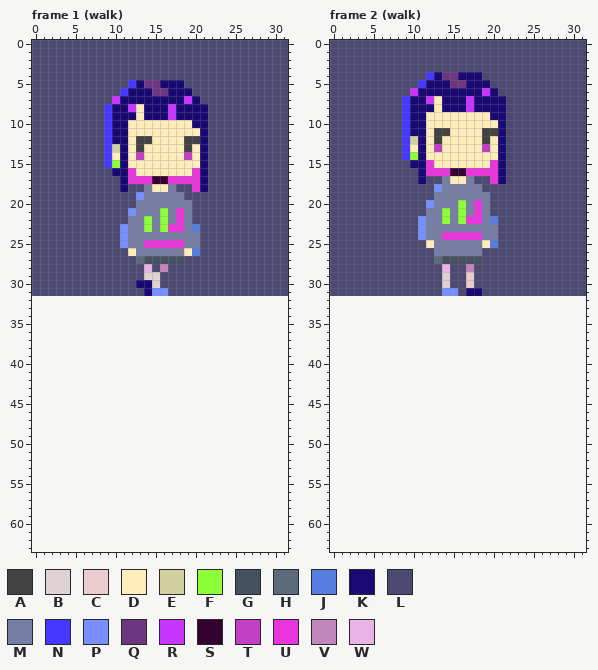
Pixel-art file, stored at Assets/Image/player.aseprite. The picture above is the old version.
32x32 pixels, 7 frames. Shown: frame 1 (walk), frame 2 (walk). The old version is drawn lined up with the new one, on the new canvas. The commit also changed other frames, which this record leaves out.
Palette (. is transparent): A #434242  B #e0d1d3  C #e9cdcf  D #ffecbb  E #d1cea0  F #8dff39  G #465160  H #5d6a7c  J #567ee0  K #1a0875  L #4c4973  M #767ea5  N #4538ff  P #788fff  Q #6d3680  R #c735ff  S #340131  T #c23fc4  U #ea35dc  V #c187bc  W #eab3e5
Now the later version:
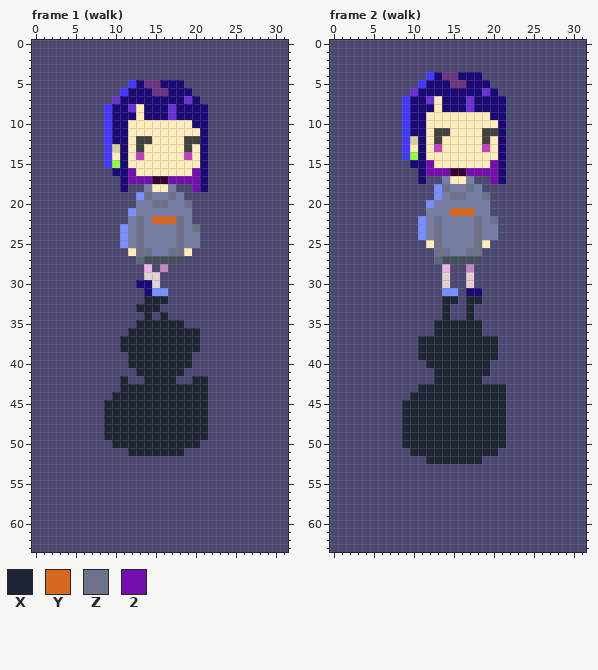
Colours new in this view: X #1e2535  Y #d8671f  Z #6d7189  2 #740ead
From old to new:
canvas 32x32 -> 32x64
@@ palette @@
-R #c735ff
+R #6a30d4
--- frame 1 (walk)
@@ x 10..22 @@
 15 FKDDDDDDDDDKL
-16 KKUDDDDDDDUKL
-17 LKUUUSSUUUUKL
-18 LKLLMDDMLLUKL
-19 LLLPMMMMMLLLL
-20 LLLMMMMMMMLLL
-21 LLPMMMFMUMLLL
-22 LLMMFMFMUMLLL
-23 LPMMFMFUUMJLL
-24 LPMMMMMMMMMLL
-25 LPMMUUUUUMMLL
-26 LLDMMMMMMDJLL
+16 KK2DDDDDDD2KL
+17 LK222SS2222KL
+18 LKLLMDDMLL2KL
+19 LLLPZMMZMLLLL
+20 LLLMMZZMMZLLL
+21 LLPMMMMMMMLLL
+22 LLMZMYYYZMLLL
+23 LPMZMMMMZMZLL
+24 LPMZMMMMZMMLL
+25 LPMZMMMMZMMLL
+26 LLDZZMMZZDLLL
 27 LLLHGGGGGLLLL
@@ x 0..31 @@
 31 LLLLLLLLLLLLLLKPPLLLLLLLLLLLLLLL
-32 ................................
-33 ................................
-34 ................................
-35 ................................
-36 ................................
-37 ................................
-38 ................................
-39 ................................
-40 ................................
-41 ................................
-42 ................................
-43 ................................
-44 ................................
-45 ................................
-46 ................................
-47 ................................
-48 ................................
-49 ................................
-50 ................................
-51 ................................
-52 ................................
-53 ................................
-54 ................................
-55 ................................
-56 ................................
-57 ................................
-58 ................................
-59 ................................
-60 ................................
-61 ................................
-62 ................................
-63 ................................
+32 LLLLLLLLLLLLLLXXXLLLLLLLLLLLLLLL
+33 LLLLLLLLLLLLLXXXLLLLLLLLLLLLLLLL
+34 LLLLLLLLLLLLLLXLXLLLLLLLLLLLLLLL
+35 LLLLLLLLLLLLLXXXXXXLLLLLLLLLLLLL
+36 LLLLLLLLLLLLXXXXXXXXXLLLLLLLLLLL
+37 LLLLLLLLLLLXXXXXXXXXXLLLLLLLLLLL
+38 LLLLLLLLLLLXXXXXXXXXXLLLLLLLLLLL
+39 LLLLLLLLLLLLXXXXXXXXLLLLLLLLLLLL
+40 LLLLLLLLLLLLXXXXXXXXLLLLLLLLLLLL
+41 LLLLLLLLLLLLLXXXXXXLLLLLLLLLLLLL
+42 LLLLLLLLLLLXLLXXXXLLXXLLLLLLLLLL
+43 LLLLLLLLLLLXXXXXXXXXXXLLLLLLLLLL
+44 LLLLLLLLLLXXXXXXXXXXXXLLLLLLLLLL
+45 LLLLLLLLLXXXXXXXXXXXXXLLLLLLLLLL
+46 LLLLLLLLLXXXXXXXXXXXXXLLLLLLLLLL
+47 LLLLLLLLLXXXXXXXXXXXXXLLLLLLLLLL
+48 LLLLLLLLLXXXXXXXXXXXXXLLLLLLLLLL
+49 LLLLLLLLLXXXXXXXXXXXXXLLLLLLLLLL
+50 LLLLLLLLLLXXXXXXXXXXXLLLLLLLLLLL
+51 LLLLLLLLLLLLXXXXXXXLLLLLLLLLLLLL
+52 LLLLLLLLLLLLLLLLLLLLLLLLLLLLLLLL
+53 LLLLLLLLLLLLLLLLLLLLLLLLLLLLLLLL
+54 LLLLLLLLLLLLLLLLLLLLLLLLLLLLLLLL
+55 LLLLLLLLLLLLLLLLLLLLLLLLLLLLLLLL
+56 LLLLLLLLLLLLLLLLLLLLLLLLLLLLLLLL
+57 LLLLLLLLLLLLLLLLLLLLLLLLLLLLLLLL
+58 LLLLLLLLLLLLLLLLLLLLLLLLLLLLLLLL
+59 LLLLLLLLLLLLLLLLLLLLLLLLLLLLLLLL
+60 LLLLLLLLLLLLLLLLLLLLLLLLLLLLLLLL
+61 LLLLLLLLLLLLLLLLLLLLLLLLLLLLLLLL
+62 LLLLLLLLLLLLLLLLLLLLLLLLLLLLLLLL
+63 LLLLLLLLLLLLLLLLLLLLLLLLLLLLLLLL
--- frame 2 (walk)
@@ x 10..22 @@
 14 FKDDDDDDDDDKL
-15 KKUDDDDDDDUKL
-16 LKUUUSSUUUUKL
-17 LKLLMDDMLLUKL
-18 LLLPMMMMMLLLL
-19 LLLMMMMMMMLLL
-20 LLPMMMFMUMLLL
-21 LLMMFMFMUMLLL
-22 LPMMFMFUUMJLL
-23 LPMMMMMMMMMLL
-24 LPMMUUUUUMMLL
-25 LLDMMMMMMDJLL
-26 LLLMMMMMMLLLL
+15 KK2DDDDDDD2KL
+16 LK222SS2222KL
+17 LKLLMDDMLL2KL
+18 LLLPZMMZMLLLL
+19 LLLPMZZMMZLLL
+20 LLPMMMMMMMLLL
+21 LLMMMYYYMMLLL
+22 LPMZMMMMZMZLL
+23 LPMZMMMMZMMLL
+24 LPMZMMMMZMMLL
+25 LLDZMMMMZDLLL
+26 LLLZZMMZZLLLL
 27 LLLHGGGGGLLLL
@@ x 0..31 @@
 31 LLLLLLLLLLLLLLPPLKKLLLLLLLLLLLLL
-32 ................................
-33 ................................
-34 ................................
-35 ................................
-36 ................................
-37 ................................
-38 ................................
-39 ................................
-40 ................................
-41 ................................
-42 ................................
-43 ................................
-44 ................................
-45 ................................
-46 ................................
-47 ................................
-48 ................................
-49 ................................
-50 ................................
-51 ................................
-52 ................................
-53 ................................
-54 ................................
-55 ................................
-56 ................................
-57 ................................
-58 ................................
-59 ................................
-60 ................................
-61 ................................
-62 ................................
-63 ................................
+32 LLLLLLLLLLLLLLXXLXXLLLLLLLLLLLLL
+33 LLLLLLLLLLLLLLXLLXLLLLLLLLLLLLLL
+34 LLLLLLLLLLLLLLXLLXLLLLLLLLLLLLLL
+35 LLLLLLLLLLLLLXXXXXXLLLLLLLLLLLLL
+36 LLLLLLLLLLLLLXXXXXXLLLLLLLLLLLLL
+37 LLLLLLLLLLLXXXXXXXXXXLLLLLLLLLLL
+38 LLLLLLLLLLLXXXXXXXXXXLLLLLLLLLLL
+39 LLLLLLLLLLLXXXXXXXXXXLLLLLLLLLLL
+40 LLLLLLLLLLLLXXXXXXXXLLLLLLLLLLLL
+41 LLLLLLLLLLLLLXXXXXXXLLLLLLLLLLLL
+42 LLLLLLLLLLLLLXXXXXXLLLLLLLLLLLLL
+43 LLLLLLLLLLLXXXXXXXXXXXLLLLLLLLLL
+44 LLLLLLLLLLXXXXXXXXXXXXLLLLLLLLLL
+45 LLLLLLLLLXXXXXXXXXXXXXLLLLLLLLLL
+46 LLLLLLLLLXXXXXXXXXXXXXLLLLLLLLLL
+47 LLLLLLLLLXXXXXXXXXXXXXLLLLLLLLLL
+48 LLLLLLLLLXXXXXXXXXXXXXLLLLLLLLLL
+49 LLLLLLLLLXXXXXXXXXXXXXLLLLLLLLLL
+50 LLLLLLLLLXXXXXXXXXXXXXLLLLLLLLLL
+51 LLLLLLLLLLXXXXXXXXXXXLLLLLLLLLLL
+52 LLLLLLLLLLLLXXXXXXXLLLLLLLLLLLLL
+53 LLLLLLLLLLLLLLLLLLLLLLLLLLLLLLLL
+54 LLLLLLLLLLLLLLLLLLLLLLLLLLLLLLLL
+55 LLLLLLLLLLLLLLLLLLLLLLLLLLLLLLLL
+56 LLLLLLLLLLLLLLLLLLLLLLLLLLLLLLLL
+57 LLLLLLLLLLLLLLLLLLLLLLLLLLLLLLLL
+58 LLLLLLLLLLLLLLLLLLLLLLLLLLLLLLLL
+59 LLLLLLLLLLLLLLLLLLLLLLLLLLLLLLLL
+60 LLLLLLLLLLLLLLLLLLLLLLLLLLLLLLLL
+61 LLLLLLLLLLLLLLLLLLLLLLLLLLLLLLLL
+62 LLLLLLLLLLLLLLLLLLLLLLLLLLLLLLLL
+63 LLLLLLLLLLLLLLLLLLLLLLLLLLLLLLLL
Changed places in both pictures, as pixel boxes (x1, y1, x2, y2):
changed: (112, 96, 192, 120)
changed: (128, 168, 200, 256)
added: (32, 296, 288, 552)
changed: (410, 88, 490, 112)
changed: (426, 160, 498, 256)
added: (330, 296, 586, 552)
